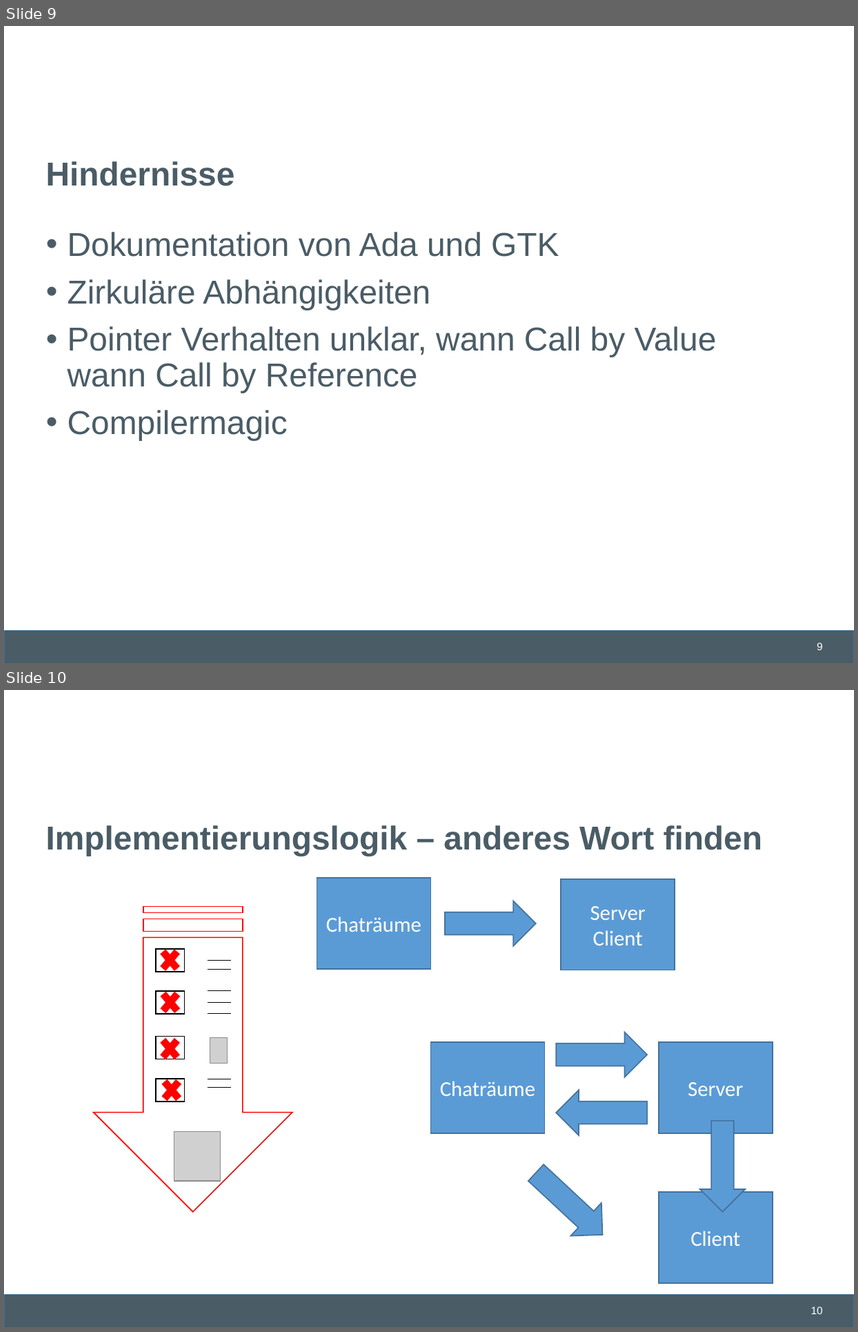
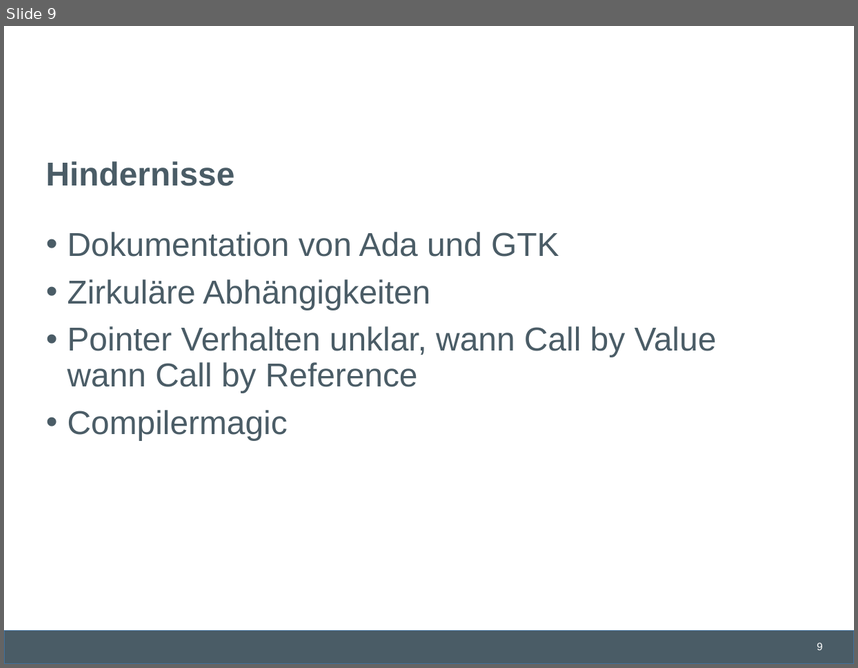
Before and after one commit to lschmischke/ADAChat, a slide deck: documentation/Ada Chat.pptx. Shown one above the other, each under a label of ours: slides 9 and 10 before the commit, slide 9 after it. The pictures are 858x1332 and 858x668 pixels, drawn with LibreOffice and Linux fonts; fonts in the diff are those of the drawing; grey boxes stand for pictures; background and template pictures are left out. Boxes give left, top, right and bottom in pixels: in the first picture for what was removed or moved away, otherwise in the second. Text is boxed around its words. In the diff, an @@ line names an element or a change of style, - is before the commit and + after.

```diff
--- a/documentation/Ada Chat.pptx
+++ b/documentation/Ada Chat.pptx
@@ slide 10 removed at box(4, 690, 854, 1328), background #FFFFFF; not listed: 2 template elements that a slide beside it also shows @@
@@ title removed at box(46, 825, 763, 856) @@
-Implementierungslogik – anderes Wort finden
@@ rectangle removed at box(317, 878, 430, 969) @@
-Chaträume
@@ rectangle removed at box(561, 879, 675, 969) @@
-Server
-Client
@@ striped right arrow removed at box(94, 907, 292, 1212) @@
@@ right arrow removed at box(445, 901, 536, 946) @@
@@ rectangle removed at box(155, 949, 184, 972) @@
@@ cross removed at box(157, 944, 183, 975) @@
@@ line removed from (207, 960) to (231, 960) @@
@@ line removed from (207, 969) to (231, 969) @@
@@ rectangle removed at box(155, 991, 184, 1014) @@
@@ cross removed at box(157, 987, 183, 1017) @@
@@ line removed from (207, 991) to (231, 991) @@
@@ line removed from (207, 1002) to (231, 1002) @@
@@ line removed from (207, 1014) to (231, 1014) @@
@@ rectangle removed at box(155, 1036, 184, 1059) @@
@@ cross removed at box(157, 1034, 183, 1064) @@
@@ picture removed at box(210, 1038, 228, 1063) @@
@@ right arrow removed at box(557, 1032, 648, 1077) @@
@@ rectangle removed at box(430, 1042, 545, 1133) @@
-Chaträume
@@ rectangle removed at box(659, 1042, 773, 1133) @@
-Server
@@ rectangle removed at box(155, 1078, 184, 1101) @@
@@ cross removed at box(159, 1074, 184, 1105) @@
@@ line removed from (207, 1078) to (231, 1078) @@
@@ line removed from (207, 1087) to (231, 1087) @@
@@ right arrow removed at box(557, 1090, 648, 1134) @@
@@ right arrow removed at box(700, 1120, 745, 1211) @@
@@ picture removed at box(174, 1131, 221, 1181) @@
@@ right arrow removed at box(520, 1156, 617, 1250) @@
@@ rectangle removed at box(659, 1192, 773, 1283) @@
-Client
```
Also in this commit, not shown: 10 slides added.
